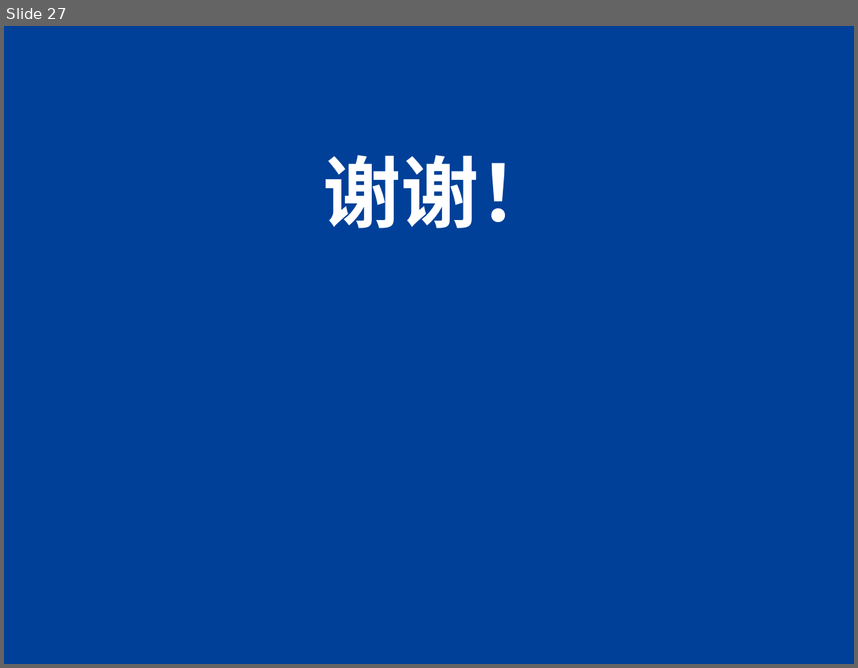
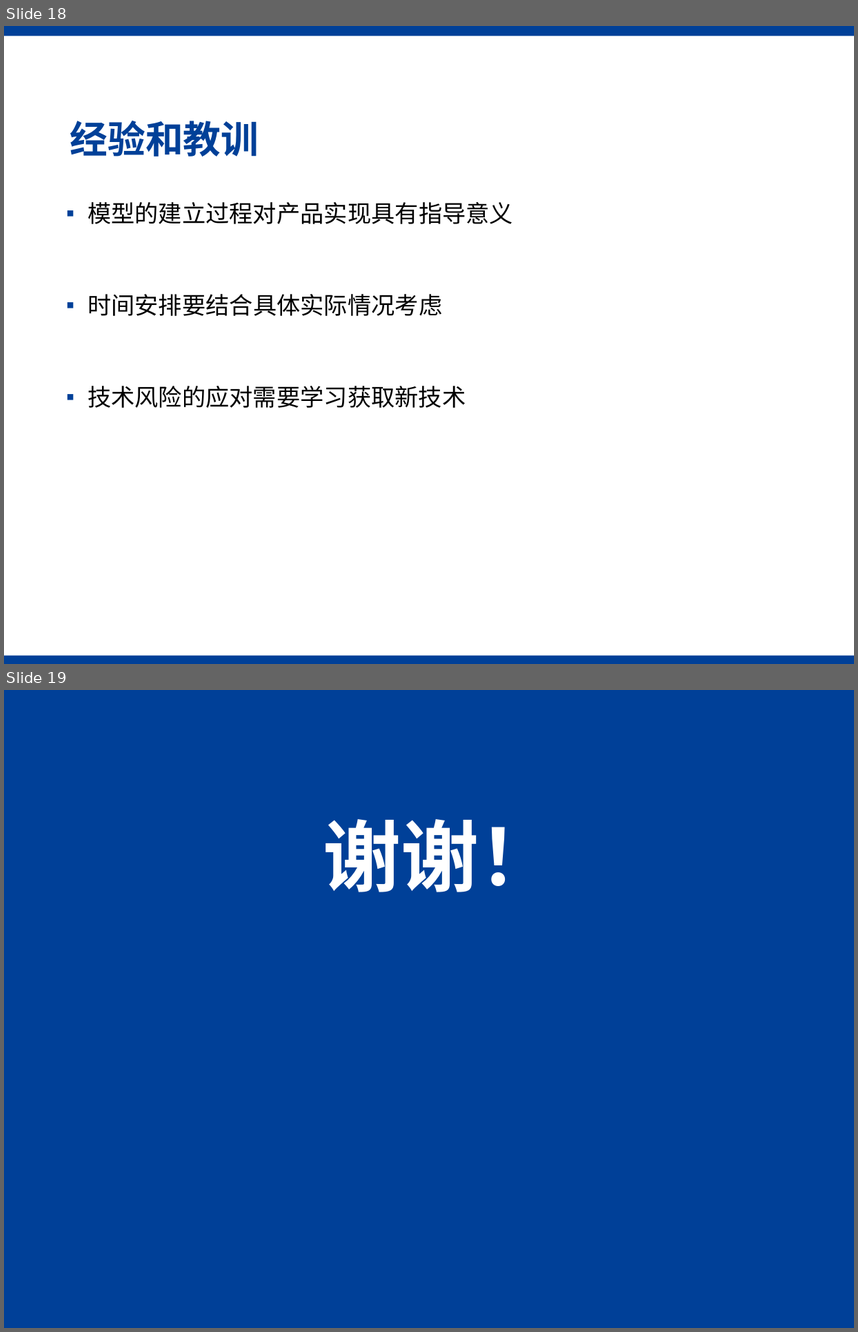
Before and after one commit to SJTU-SEP-21/SEP-21, a slide deck: TecPrototype/文档/迭代二答辩.pptx. Shown one above the other, each under a label of ours: slide 27 before the commit, slides 18 and 19 after it. The pictures are 858x668 and 858x1332 pixels, drawn with LibreOffice and Linux fonts; fonts in the diff are those of the drawing; background and template pictures are left out. Boxes give left, top, right and bottom in pixels: in the first picture for what was removed or moved away, otherwise in the second. Text is boxed around its words. In the diff, an @@ line names an element or a change of style, - is before the commit and + after.

```diff
--- a/TecPrototype/文档/迭代二答辩.pptx
+++ b/TecPrototype/文档/迭代二答辩.pptx
@@ slide 18 added at (4,26,854,664), background #FFFFFF @@
@@ rectangle added at (4,26,854,36), fill #004098 @@
@@ text added at (771,55,824,81), 12 pt, text #FFFFFF @@
+Page .
@@ page number added at (813,55,854,81), 12 pt, text #FFFFFF @@
+18
@@ title added at (70,121,259,156), 32 pt, text #004098, bold @@
+经验和教训
@@ text added at (87,202,513,408), 20 pt, text #000000 @@
+▪ 模型的建立过程对产品实现具有指导意义
+▪ 时间安排要结合具体实际情况考虑
+▪ 技术风险的应对需要学习获取新技术
@@ rectangle added at (4,655,854,664), fill #004098 @@
@@ what was slide 27 is now slide 19 @@
```
Also in this commit, not shown: 8 slides changed, 8 other slides added, 17 slides removed, 10 other files.
